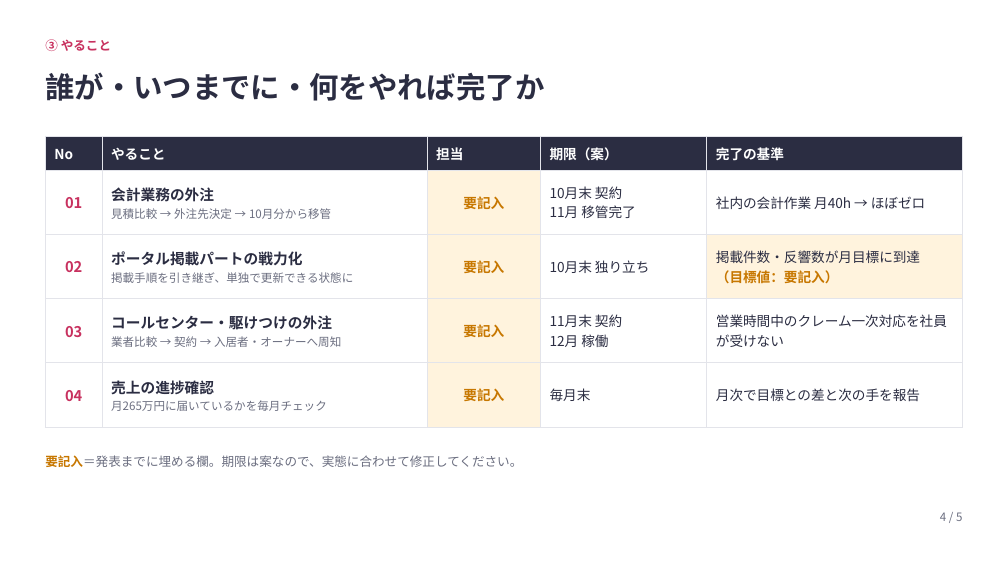
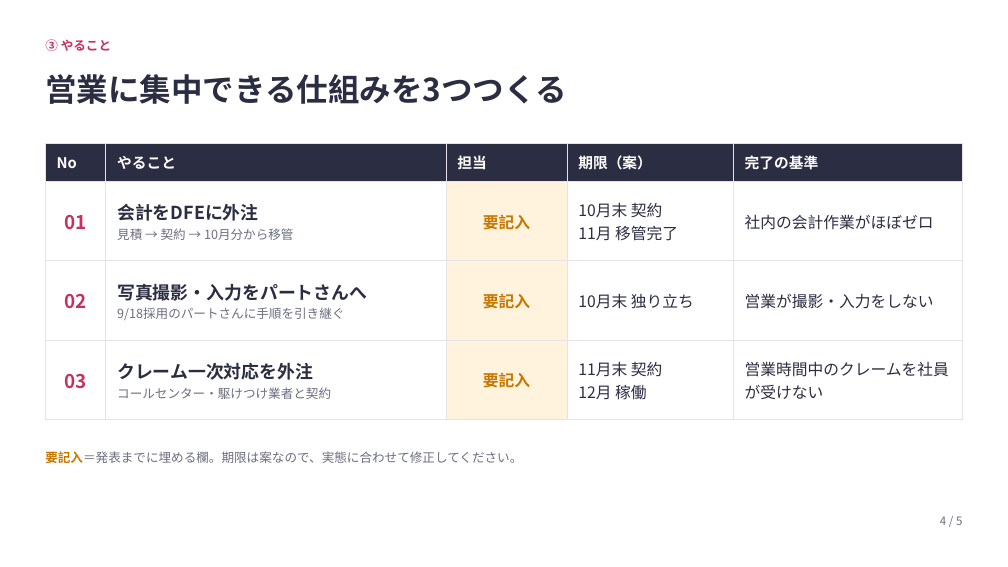
Before and after one commit to kowyandrew/-, a slide deck: slide 4 of sakura-housing-progress/さくらハウジング_進捗報告_改訂版.pptx. Drawn at 1008x567 pixels with LibreOffice and Linux fonts; fonts in the diff are those of the drawing. Boxes give left, top, right and bottom in pixels: in the first picture for what was removed or moved away, otherwise in the second. Text is boxed around its words. In the diff, an @@ line names an element or a change of style, - is before the commit and + after.

```diff
--- a/sakura-housing-progress/さくらハウジング_進捗報告_改訂版.pptx
+++ b/sakura-housing-progress/さくらハウジング_進捗報告_改訂版.pptx
@@ text at <box>45,74,566,104</box>: text changed; size 28 to 30 pt @@
-誰が・いつまでに・何をやれば完了か
+営業に集中できる仕組みを3つつくる
@@ table at <box>45,144,963,403</box> @@
-row 2: 01 | 会計業務の外注 / 見積比較 → 外注先決定 → 10月分から移管 | 要記入 | 10月末 契約 / 11月 移管完了 | 社内の会計作業 月40h → ほぼゼロ
-row 3: 02 | ポータル掲載パートの戦力化 / 掲載手順を引き継ぎ、単独で更新できる状態に | 要記入 | 10月末 独り立ち | 掲載件数・反響数が月目標に到達 / （目標値：要記入）
-row 4: 03 | コールセンター・駆けつけの外注 / 業者比較 → 契約 → 入居者・オーナーへ周知 | 要記入 | 11月末 契約 / 12月 稼働 | 営業時間中のクレーム一次対応を社員が受けない
-row 5: 04 | 売上の進捗確認 / 月265万円に届いているかを毎月チェック | 要記入 | 毎月末 | 月次で目標との差と次の手を報告
+row 2: 01 | 会計をDFEに外注 / 見積 → 契約 → 10月分から移管 | 要記入 | 10月末 契約 / 11月 移管完了 | 社内の会計作業がほぼゼロ
+row 3: 02 | 写真撮影・入力をパートさんへ / 9/18採用のパートさんに手順を引き継ぐ | 要記入 | 10月末 独り立ち | 営業が撮影・入力をしない
+row 4: 03 | クレーム一次対応を外注 / コールセンター・駆けつけ業者と契約 | 要記入 | 11月末 契約 / 12月 稼働 | 営業時間中のクレームを社員が受けない
@@ table: place and size @@
-table at <box>45,136,963,415</box>
+table at <box>45,144,963,403</box>
@@ text "要記入＝発表までに埋める欄。期限は案なので、実態に合わせて修正してください。": place and size @@
-text "要記入＝発表までに埋める欄。期限は案なので、実態に合わせて修正してください。" at <box>45,455,522,467</box>
+text "要記入＝発表までに埋める欄。期限は案なので、実態に合わせて修正してください。" at <box>45,451,522,463</box>
@@ text "4 / 5": place and size @@
-text "4 / 5" at <box>940,512,962,521</box>
+text "4 / 5" at <box>940,516,962,525</box>
```
Also in this commit, not shown: 3 other slides changed, 1 slide added, 1 slide removed, 2 other files.
